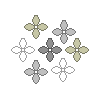
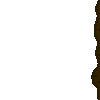
Layered file, before and after one edit (100×100). Changes by layer:
hid group "Flower_Bunch_Merged" (3 layers) over (11, 15, 89, 84)
added group "Dirt_Edge" with 3 layers above "Dirt_Plain" over (91, 0, 100, 100)
added layer "Dirt detail 1" (39%) in group "Dirt_Edge" over (95, 29, 100, 83)
added layer "Edge outline" (21%) in group "Dirt_Edge" over (91, 0, 100, 100)
added layer "Edge outline copy" in group "Dirt_Edge" over (91, 0, 100, 100)
